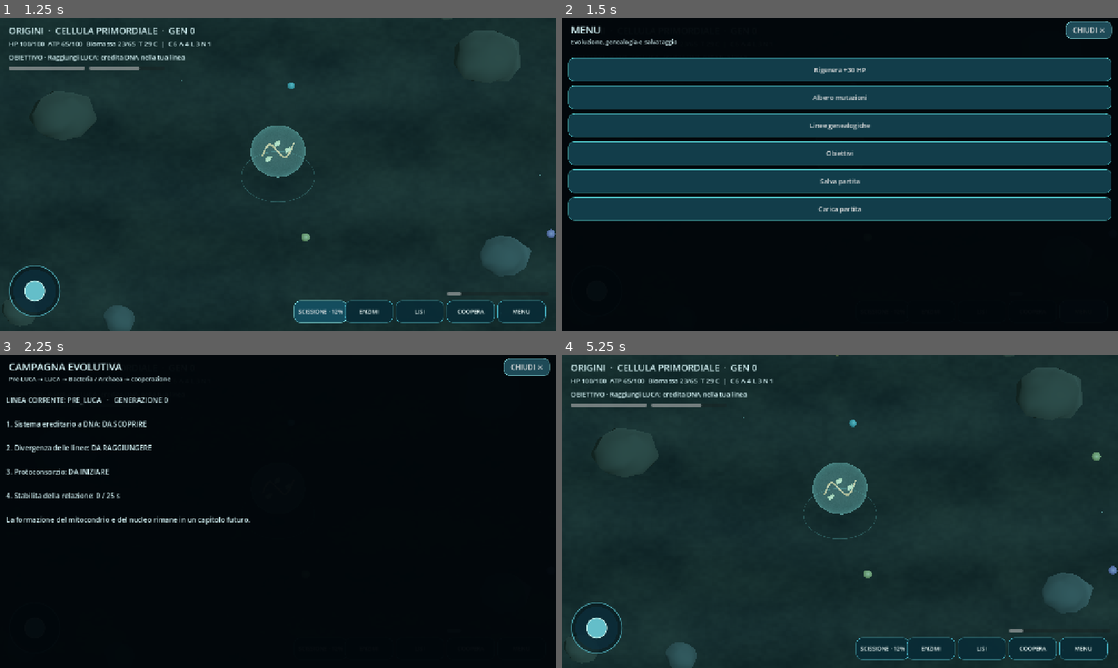
Above: before the commit, frames 1-4 (two rows, left to right).
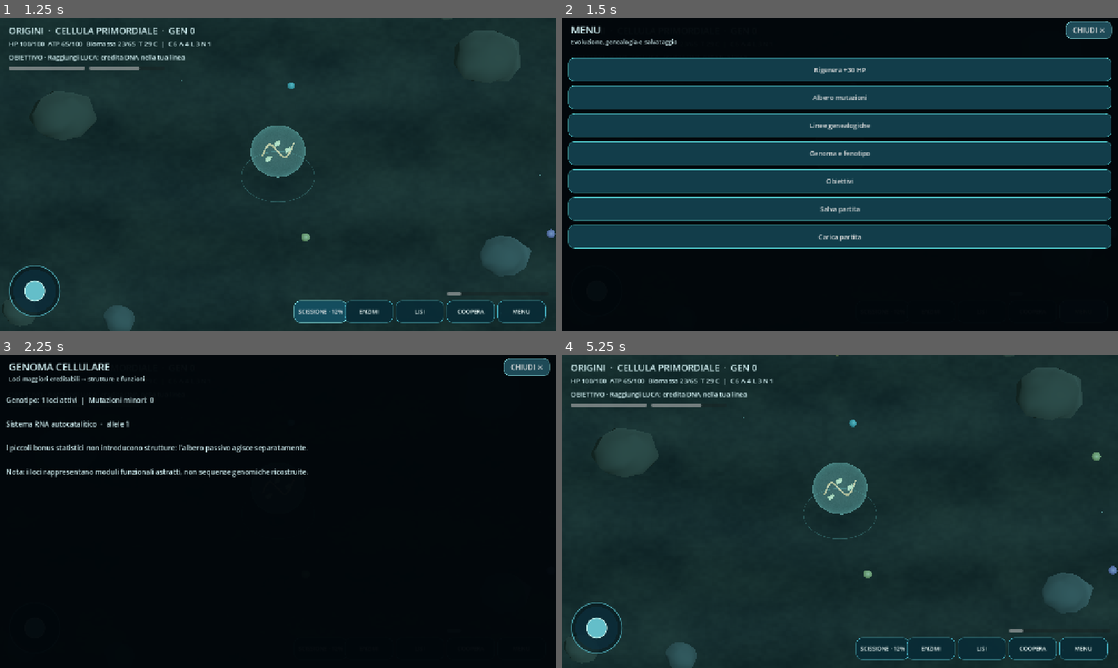
Above: after the commit, the same moments.

Repository: scorbetta17-gif/Origini
Game: Godot game, scene res://scenes/Main.tscn
The game is run twice, just before and just after one commit, with the same random seed, the same clock (stepped at 60 frames per second) and the same inputs.
Inputs (mouse positions are in pixels of both pictures, inside the frame that each line leads up to):
- Up to frame 1 (1.25 s): click "SCISSIONE · 12%" at 0.5 s
- Up to frame 2 (1.5 s): click "MENU" at 1.25 s
- Up to frame 3 (2.25 s): click (278, 489) at 2 s, where only the run after the commit has a clickable "Genoma e fenotipo"
- Up to frame 4 (5.25 s): click "ENZIMI" at 2.75 s; click "LISI" at 3.5 s; click "COOPERA" at 4.25 s; click "CHIUDI ✕" at 5 s

Frame 1 is identical in both runs. In frame 2, 7.8% of the frame differs, in the area x 1-99%, y 42-74%; in frame 3, 3.3%; in frame 4, nothing differs.

Commit message:
Wire hereditary genome to cell lineage, major mutations, and genotype UI

Diff:
--- a/src/main.gd
+++ b/src/main.gd
@@ -3,6 +3,7 @@
 ## Scene 3D reali, camera isometrica, fenotipi procedurali, UI mobile.
 
 const CellScript = preload("res://src/cell_visual.gd")
+const GenomeScript = preload("res://src/cell_genome.gd")
 const OceanScript = preload("res://src/primordial_ocean.gd")
 const TreeScript = preload("res://src/mutation_tree.gd")
 const LineageScript = preload("res://src/lineage_view.gd")
@@ -159,10 +160,12 @@
     _refresh_hud()
 
 func _base_traits() -> Dictionary:
-    return {"motility": 1.0, "attack": 1.0, "defense": 1.0, "mutation": 0.0,
+    var starter: Dictionary = {"motility": 1.0, "attack": 1.0, "defense": 1.0, "mutation": 0.0,
         "metabolism": 1.0, "uptake": 1.0, "archaella": 0, "dna": false, "eps": false,
         "adhesion": false, "flagella": 0, "envelope": "none", "mutations": [], "signature": 0.0,
-        "thermotolerance": 0.0, "pili": 0, "receptors": 0, "protease": 0, "vesicles": 0}
+        "thermotolerance": 0.0, "pili": 0, "receptors": 0, "protease": 0, "vesicles": 0,
+        "transporters": 0, "elongation": 0.0, "genome":GenomeScript.origin()}
+    return GenomeScript.normalize(starter,"pre_luca")
 
 func _make_3d_scene() -> void:
     world_root = Node3D.new()
@@ -266,19 +269,20 @@
 func _create_entity(id: String, parent: String, gen: int, branch: String, traits: Dictionary, at: Vector3, controlled: bool = false, external: bool = false) -> void:
     if entities.has(id):
         return
+    var inherited: Dictionary = GenomeScript.normalize(traits,branch)
     var node: CellVisual = CellScript.new()
     cells_root.add_child(node)
     node.position = at
-    node.setup(traits, branch, controlled)
+    node.setup(inherited, branch, controlled)
     node.set_growth(.72 if branch == "pre_luca" and gen == 0 else .78)
     var inventory: Dictionary = {"carbon":6.0,"amino":4.0,"lipid":3.0,"nucleic":1.0,"biomass":24.0}
     entities[id] = {"node":node,"parent":parent,"generation":gen,"branch":branch,
-        "traits":traits.duplicate(true),"external":external,"age":0.0,
+        "traits":inherited.duplicate(true),"external":external,"age":0.0,
         "biomass":24.0,"energy":46.0,"hp":100.0,"atp":65.0,
         "resources":inventory,"points":0,"purchased":{},"fission_count":0}
     genealogy.append({"id":id,"parent":parent,"generation":gen,"branch":branch,
         "name":("Origine" if id == "C-000" else ("Estranea " + id if external and parent == "" else id)),
-        "alive":true,"status":"viva","cause":"","traits":traits.duplicate(true),"external":external})
+        "alive":true,"status":"viva","cause":"","traits":inherited.duplicate(true),"external":external})
     if controlled:
         player = node
         player_id = id
@@ -560,9 +564,8 @@
 func _create_external_bacterium() -> void:
     last_external_arrival = t
     var traits: Dictionary = _base_traits()
-    traits["dna"] = true
-    traits["flagella"] = 0
-    traits["envelope"] = "diderm"
+    traits = GenomeScript.grant(traits,"dna_stabilization",0,"linea_esterna","bacteria")
+    traits = GenomeScript.grant(traits,"diderm_envelope",0,"linea_esterna","bacteria")
     var new_id: String = "E-%03d" % next_id
     next_id += 1
     _create_entity(new_id,"",0,"bacteria",traits,player.position+Vector3(rng.randf_range(5,8),0,rng.randf_range(-4,4)),false,true)
@@ -599,7 +602,8 @@
         phase_two = previous_phase
 
 func _mutated_traits(source: Dictionary, child_generation: int, branch: String) -> Dictionary:
-    var traits: Dictionary = source.duplicate(true)
+    var traits: Dictionary = GenomeScript.normalize(source,branch)
+    # Mutazioni minori: piccoli modificatori numerici, nessuna struttura 3D inventata.
     if rng.randf() < clampf(.64+float(traits.get("mutation",0.0)),.10,.95):
         var mutation: Array = TRAIT_POOL[rng.randi_range(0,TRAIT_POOL.size()-1)]
         var key: String = str(mutation[1])
@@ -611,26 +615,13 @@
         var history: Array = traits.get("mutations",[]).duplicate()
         history.append(str(mutation[0]))
         traits["mutations"] = history
-        traits["signature"] = fposmod(float(traits.get("signature",0.0))+0.05,1.0)
-        # I tratti specialistici sono ereditari e controllano geometria e funzioni.
-        match str(mutation[0]):
-            "Chaperoni", "Proteostasi", "Dissipazione termica":
-                traits["thermotolerance"] = minf(5.0,float(traits.get("thermotolerance",0.0))+.55)
-            "Molecole adesive", "Adesione reversibile":
-                traits["adhesion"] = true
-                traits["receptors"] = mini(8,int(traits.get("receptors",0))+2)
-            "Segnale di chemotassi", "Mobilita amplificata":
-                traits["pili"] = mini(8,int(traits.get("pili",0))+2)
-            "Idrolasi extracellulari", "Proteasi specializzate", "Proteasi ad ampio spettro":
-                traits["protease"] = mini(6,int(traits.get("protease",0))+1)
-                traits["vesicles"] = mini(5,int(traits.get("vesicles",0))+1)
-            "Pori di membrana", "Scambio superficiale":
-                traits["receptors"] = mini(8,int(traits.get("receptors",0))+1)
-    if branch == "archaea" and child_generation >= 2 and int(traits.get("archaella",0)) == 0 and rng.randf() < .14:
-        traits["archaella"] = 2
-    if branch == "bacteria" and child_generation >= 2 and int(traits.get("flagella",0)) == 0 and rng.randf() < .13:
-        traits["flagella"] = 2
-    return traits
+    # Mutazioni maggiori: nuovi loci ereditabili, che sono anche la sorgente dei moduli fisici.
+    if child_generation >= 2 and rng.randf() < .28:
+        var options: Array[String] = GenomeScript.random_candidates(branch,traits)
+        if not options.is_empty():
+            var locus: String = options[rng.randi_range(0,options.size()-1)]
+            traits = GenomeScript.grant(traits,locus,child_generation,"major_mutation",branch)
+    return GenomeScript.express(traits,branch)
 
 func _can_divide() -> bool:
     for key in NEED:
@@ -650,17 +641,18 @@
         var next_branch: String = str(parent["branch"])
         var highlight: String = "Variazione ereditaria"
         if next_branch == "pre_luca" and generation >= 1 and i == 0:
-            traits["dna"] = true
             next_branch = "luca"
-            highlight = "Sistema a DNA · passaggio ipotetico verso LUCA"
+            traits = GenomeScript.grant(traits,"dna_stabilization",generation+1,"milestone_ludica",next_branch)
+            highlight = "Major: stabilizzazione del DNA (locus ereditabile)"
         elif next_branch == "luca" and generation >= 2:
             next_branch = "bacteria" if i == 0 else "archaea"
-            traits["envelope"] = "monoderm" if i == 0 else "archaeal"
-            highlight = "Bacteria" if i == 0 else "Archaea"
+            var envelope_locus: String = "monoderm_envelope" if i == 0 else "archaeal_envelope"
+            traits = GenomeScript.grant(traits,envelope_locus,generation+1,"divergenza_ludica",next_branch)
+            highlight = "Major: involucro Bacteria" if i == 0 else "Major: involucro Archaea"
         elif generation >= 3 and i == 1 and rng.randf() < .36:
-            traits["adhesion"] = true
-            traits["eps"] = true
-            highlight = "Adesione post-scissione e EPS"
+            traits = GenomeScript.grant(traits,"surface_recognition",generation+1,"major_mutation",next_branch)
+            traits = GenomeScript.grant(traits,"eps_biosynthesis",generation+1,"major_mutation",next_branch)
+            highlight = "Major: riconoscimento cellulare e EPS"
         division_options.append({"traits":traits,"branch":next_branch,"name":highlight})
     _open_overlay("SCISSIONE CELLULARE", "Scegli una discendente. La sorella segue la propria linea.")
     _add_overlay_button("FIGLIA A · %s" % str(division_options[0]["name"]),func():_choose_daughter(0))
@@ -857,16 +849,25 @@
         return
     var traits: Dictionary = entities[player_id]["traits"]
     traits[stat] = clampf(float(traits.get(stat,0.0 if stat=="mutation" else 1.0))+value,-.30,4.0)
-    if stat == "motility" and entities[player_id]["branch"] == "archaea" and int(traits.get("archaella",0)) == 0 and id%48 >= 16:
-        traits["archaella"] = 2
-    if stat == "defense" and id%48 >= 32:
-        traits["eps"] = true
-    if stat == "motility" and entities[player_id]["branch"] == "bacteria" and id%48 >= 16:
-        traits["flagella"] = 2
-    player.setup(traits,entities[player_id]["branch"],true)
+    # Il vecchio albero a 288 nodi conferisce SOLO bonus passivi:
+    # non crea flagelli, archaella o EPS senza mutazioni maggiori nel genoma.
+    traits = GenomeScript.express(traits,str(entities[player_id]["branch"]))
+    entities[player_id]["traits"] = traits
     _cache_current()
     tree_view.configure(purchased,mutation_points)
     _refresh_hud()
+
+func _on_genome() -> void:
+    if not entities.has(player_id):
+        return
+    var tr: Dictionary = entities[player_id]["traits"]
+    var entries: Array[String] = GenomeScript.describe(tr)
+    _open_overlay("GENOMA CELLULARE", "Loci maggiori ereditabili → strutture e funzioni")
+    _add_overlay_label("Genotipo: %d loci attivi  |  Mutazioni minori: %d" % [entries.size(),tr.get("mutations",[]).size()])
+    for entry in entries:
+        _add_overlay_label(entry)
+    _add_overlay_label("I piccoli bonus statistici non introducono strutture: l'albero passivo agisce separatamente.")
+    _add_overlay_label("Nota: i loci rappresentano moduli funzionali astratti, non sequenze genomiche ricostruite.")
 
 func _on_genealogy() -> void:
     _open_overlay("LINEE EVOLUTIVE", "Madre, figlie e popolazioni esterne in una sola mappa")
@@ -893,6 +894,7 @@
     _add_overlay_button("Rigenera +30 HP",_on_regen)
     _add_overlay_button("Albero mutazioni",_on_tree)
     _add_overlay_button("Linee genealogiche",_on_genealogy)
+    _add_overlay_button("Genoma e fenotipo",_on_genome)
     _add_overlay_button("Obiettivi",_on_goals)
     _add_overlay_button("Salva partita",_save_game)
     _add_overlay_button("Carica partita",_load_game)
@@ -1137,6 +1139,7 @@
     _button("OBIETTIVO",_on_goals,"goals")
     _button("SALVA",_save_game,"save")
     _button("CARICA",_load_game,"load")
+    _button("GENOMA",_on_genome,"genome")
     _button("MENU",_open_main_menu,"menu")
     overlay = ColorRect.new()
     overlay.color = Color(.005,.025,.040,.97)
